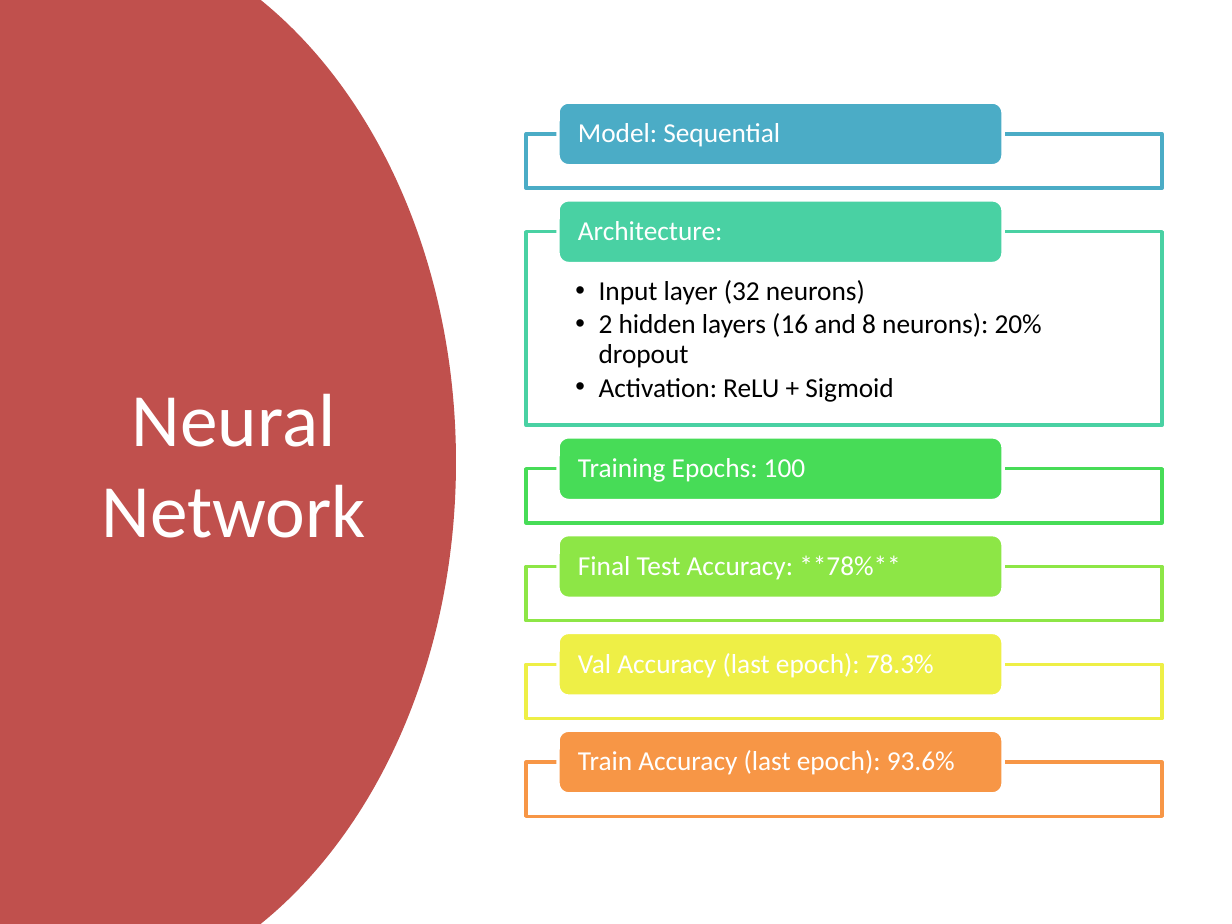
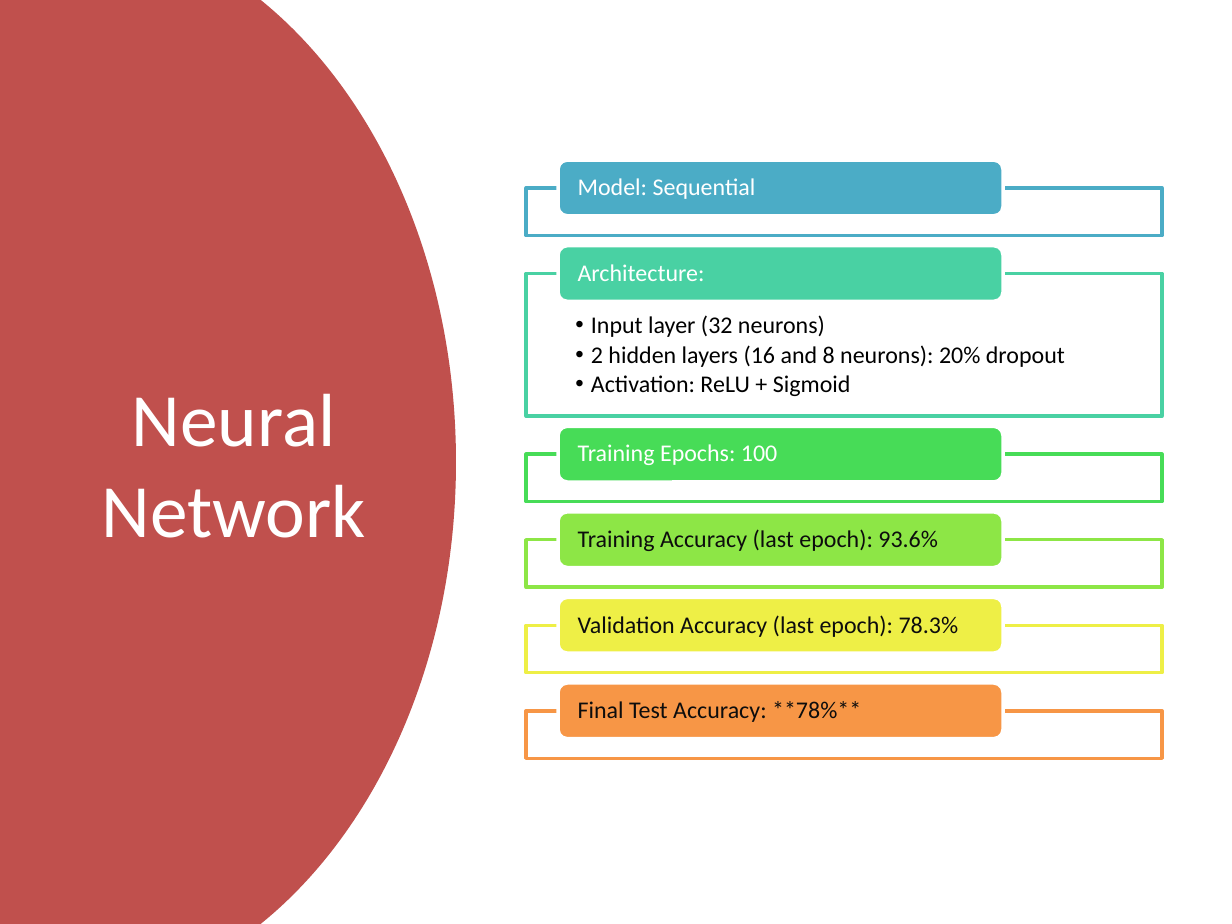
Before and after one commit to AndreaLHazzard/Heart_Disease_Predictor, a slide deck: slide 10 of Heart_Disease_Model_Presentation.pptx (slide 5 before the commit). Drawn at 1232x924 pixels with LibreOffice and Linux fonts; fonts in the diff are those of the drawing. Boxes give left, top, right and bottom in pixels: in the first picture for what was removed or moved away, otherwise in the second. Text is boxed around its words. In the diff, an @@ line names an element or a change of style, - is before the commit and + after.

```diff
--- a/Heart_Disease_Model_Presentation.pptx
+++ b/Heart_Disease_Model_Presentation.pptx
@@ rounded rectangle: place and size @@
-rounded rectangle at <box>558,102,1003,166</box>
+rounded rectangle at <box>558,160,1003,216</box>
@@ size 16 to 14 pt in 3 elements at <box>578,444,777,465</box>, <box>578,264,705,281</box>, <box>578,178,756,199</box> @@
@@ text "Model: Sequential": place and size @@
-text "Model: Sequential" at <box>578,123,780,147</box>
+text "Model: Sequential" at <box>578,178,756,199</box>
@@ rectangle: place and size @@
-rectangle at <box>526,134,1162,188</box>
+rectangle at <box>526,188,1162,237</box>
@@ rounded rectangle: place and size @@
-rounded rectangle at <box>558,200,1003,264</box>
+rounded rectangle at <box>558,245,1003,301</box>
@@ text "Architecture:": place and size @@
-text "Architecture:" at <box>578,221,722,240</box>
+text "Architecture:" at <box>578,264,705,281</box>
@@ text "Input layer (32 neurons)": place and size @@
-text "Input layer (32 neurons)" at <box>599,280,1042,402</box>
+text "Input layer (32 neurons)" at <box>591,315,1065,396</box>
@@ text "Input layer (32 neurons)" at <box>591,315,1065,396</box>: size 16 to 14 pt; indent changed @@
@@ rectangle: place and size @@
-rectangle at <box>526,232,1162,425</box>
+rectangle at <box>526,274,1162,416</box>
@@ rounded rectangle: place and size @@
-rounded rectangle at <box>558,437,1003,501</box>
+rounded rectangle at <box>558,426,1003,482</box>
@@ text "Training Epochs: 100": place and size @@
-text "Training Epochs: 100" at <box>578,458,805,482</box>
+text "Training Epochs: 100" at <box>578,444,777,465</box>
@@ rectangle: place and size @@
-rectangle at <box>526,468,1162,522</box>
+rectangle at <box>526,455,1162,503</box>
@@ rounded rectangle: place and size @@
-rounded rectangle at <box>558,535,1003,599</box>
+rounded rectangle at <box>558,513,1003,568</box>
@@ text at <box>578,529,938,551</box>: text changed; size 16 to 14 pt; text colour #FFFFFF to #0D0D0D @@
-Train Accuracy (last epoch): 93.6%
+Training Accuracy (last epoch): 93.6%
@@ rectangle: place and size @@
-rectangle at <box>526,567,1162,621</box>
+rectangle at <box>526,540,1162,588</box>
@@ rounded rectangle: place and size @@
-rounded rectangle at <box>558,632,1003,696</box>
+rounded rectangle at <box>558,598,1003,653</box>
@@ rectangle: place and size @@
-rectangle at <box>526,664,1162,718</box>
+rectangle at <box>526,626,1162,674</box>
@@ text at <box>578,615,959,637</box>: text changed; size 16 to 14 pt; text colour #FFFFFF to #0D0D0D @@
-Val Accuracy (last epoch): 78.3%
+Validation Accuracy (last epoch): 78.3%
@@ rounded rectangle: place and size @@
-rounded rectangle at <box>558,731,1003,795</box>
+rounded rectangle at <box>558,683,1003,738</box>
@@ text "Final Test Accuracy: **78%**": place and size @@
-text "Final Test Accuracy: **78%**" at <box>578,555,901,580</box>
+text "Final Test Accuracy: **78%**" at <box>578,701,861,722</box>
@@ text "Final Test Accuracy: **78%**" at <box>578,701,861,722</box>: size 16 to 14 pt, text colour #FFFFFF to #0D0D0D @@
@@ rectangle: place and size @@
-rectangle at <box>526,763,1162,817</box>
+rectangle at <box>526,711,1162,759</box>
```
Also in this commit, not shown: 13 other slides changed, 6 slides added, 4 slides removed.
